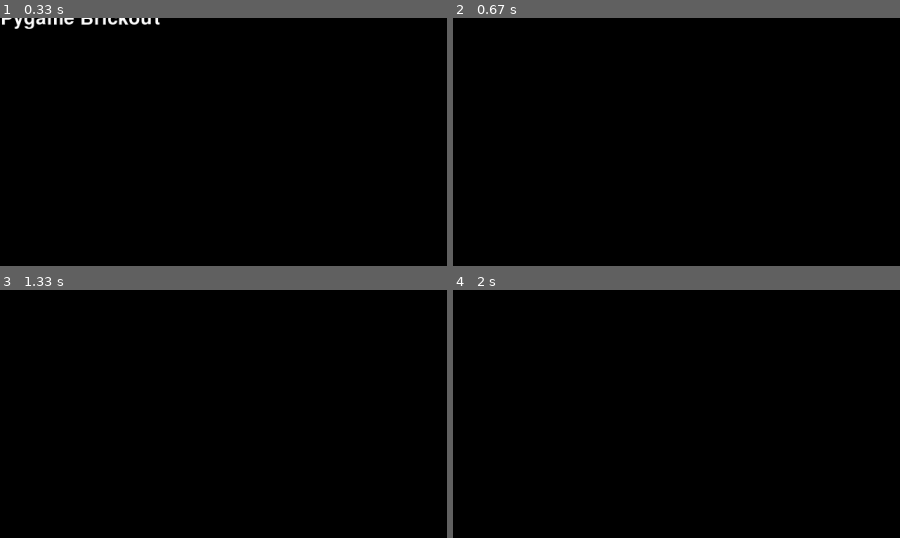
Above: before the commit, frames 1-4 (two rows, left to right).
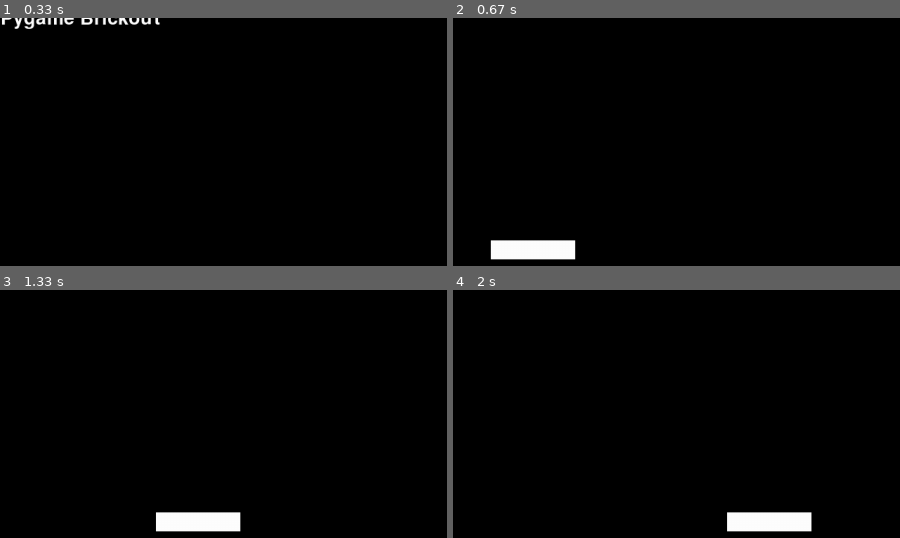
Above: after the commit, the same moments.

Repository: kenhansen01/Brickout-Pygame
Game: pygame game, started from __main__.py
Two runs of this game, one before a commit and one after it. Both use one fixed random seed, a clock stepped at 60 frames per second and the inputs below.
Inputs:
- Up to frame 1 (0.33 s): no input
- Up to frame 2 (0.67 s): tap Enter at 0.33 s
- Up to frame 3 (1.33 s): hold Esc 0.67-1.13 s; hold Right 0.67-1.13 s; tap Enter at 1.17 s
- Up to frame 4 (2 s): hold Right 1.5-1.97 s
The pictures show only the part of the screen within x 41-91%, y 50-100%; the shares and areas given below are measured in that part.

Frame 1 is identical in both runs. In frame 2, 1.5% of the frame differs, in the area x 8-28%, y 89-98%; in frame 3, 1.5%; in frame 4, 1.5%.

Commit message:
player code added

Diff:
--- a/brickout/constants.py
+++ b/brickout/constants.py
@@ -6,6 +6,10 @@
 HEIGHT = 720
 TITLE = "Brickout"
 
+# Player settings
+P_WIDTH = 120
+P_HEIGHT = 27
+
 # Block settings
 
 # Sound effects
--- a/elements/__init__.py
+++ b/elements/__init__.py
@@ -0,0 +1 @@
+from .player import Player
--- a/elements/base.py
+++ b/elements/base.py
@@ -0,0 +1,16 @@
+import pygame
+
+class BaseObject(pygame.sprite.Sprite):
+    def __init__(self):
+        super(BaseObject, self).__init__()
+        self.x = 0
+        self.y = 0
+        self.speed_x = 0
+        self.speed_y = 0
+        self.speed = 0
+
+    def update(self):
+        pass
+
+    def draw(self, window):
+        pass
--- a/elements/player.py
+++ b/elements/player.py
@@ -0,0 +1,60 @@
+import pygame
+from brickout.constants import *
+
+from .base import BaseObject
+
+class Player(BaseObject):
+    def __init__(self, groups, obstacles):
+        super(Player, self).__init__()
+        self.x = WIDTH / 2
+        self.y = HEIGHT - P_HEIGHT - 5
+        self.speed = 6
+        self.speed_x = 0
+
+        # Define the player image
+        self.rect = pygame.Rect((0, 0), (P_WIDTH, P_HEIGHT))
+        self.rect.center = (self.x, self.y)
+        self.color = pygame.Color("white")
+        self.image = pygame.Surface((self.rect.width, self.rect.height))
+        self.image.fill(self.color)
+
+        # old_rect used for movement
+        self.old_rect = self.rect.copy()
+
+        # Sprite groups
+        self.groups = groups
+        self.obstacles = obstacles
+
+        # Default lives and score
+        self.lives = 3
+        self.score = 0
+
+    def update(self):
+        # Previous frame
+        self.old_rect = self.rect.copy()
+
+        self.keystate = pygame.key.get_pressed()
+
+        # Handling player movement
+        if self.keystate[pygame.K_LEFT] and not self.keystate[pygame.K_RIGHT]:
+            self.speed_x = -self.speed
+
+        elif self.keystate[pygame.K_RIGHT] and not self.keystate[pygame.K_LEFT]:
+            self.speed_x = self.speed
+
+        else:
+            self.speed_x = 0
+
+        # Current frame (x position)
+        self.rect.x += self.speed_x
+
+        # Preventing player from leaving the screen
+        if self.rect.right >= WIDTH:
+            self.rect.right = WIDTH
+
+        elif self.rect.left <= 0:
+            self.rect.left = 0
+
+        # Setting max score
+        if self.score > 9999999:
+            self.score = 9999999
--- a/states/gameplay.py
+++ b/states/gameplay.py
@@ -2,6 +2,7 @@
 from brickout.constants import *
 
 # Import game elements
+from elements import Player
 
 # Import base state
 from .base import BaseState
@@ -28,20 +29,20 @@
         self.block_group = pygame.sprite.Group() # this will be replace by level_setup once that is built
 
         # Instantiate Player, Ball Classes
-        self.player = None
+        self.player = Player(self.all_sprites, self.collide_sprites)
         self.ball = None
 
         # Sprites setup - add player
-        # self.all_sprites.add(self.player, self.block_group)
+        self.all_sprites.add(self.player) # , self.block_group
         # self.collide_sprites.add(self.block_group)
 
         # Text setup
         self.ui_font = pygame.font.Font(None, 40)
-        self.score = 0 # replace with self.player.score
+        self.score = self.player.score
         self.score_text = self.ui_font.render(f"Score: {self.score}", True, pygame.Color("White"))
         self.score_rect = self.score_text.get_rect(center=(70, 25))
 
-        self.lives = 3 # replace with self.player.lives
+        self.lives = self.player.lives
         self.lives_text = self.ui_font.render(f"Lives: {self.lives}", True, pygame.Color("White"))
         self.lives_rect = self.lives_text.get_rect(center=(1210, 25))
 
@@ -66,17 +67,18 @@
             self.reset = persistent["reset"]
 
         # Reset player position
+        self.player.rect.center = (self.player.x, self.player.y)
 
         # Reset ball status/position
 
         if self.status == "lost" or self.reset:
             # Resetting player score
             self.score = 0
-            # set player score to 0
+            self.player.score = 0
 
             # Resetting player lives
             self.lives = 3
-            # set player lives to 3
+            self.player.lives = 3
 
             self.level = 1
 
@@ -87,7 +89,7 @@
             self.block_group.empty()
             # self.block_group set by level_setup once that is built
 
-            # self.all_sprites.add(self.player, self.block_group)
+            self.all_sprites.add(self.player) #, self.block_group
             # self.collide_sprites.add(self.block_group)
 
     def draw(self, window):
@@ -99,7 +101,7 @@
 
         # Drawing the game objects
 
-        # self.all_sprites.draw(self.main_surface)
+        self.all_sprites.draw(self.main_surface)
         # self.ball.draw(self.main_surface)
 
         # Drawing the ui text
@@ -115,25 +117,25 @@
             self.main_rect.topleft = (0, 0)
 
             # Updating the lives text
-            self.lives = self.lives # self.player.lives
+            self.lives = self.player.lives
             self.lives_text = self.ui_font.render(f"Lives: {self.lives}", True, pygame.Color("White"))
 
             # Updating the score text
-            self.score = self.score # self.player.score
+            self.score = self.player.score
             self.persist["score"] = self.score
             self.score_text = self.ui_font.render(f"Score: {self.score}", True, pygame.Color("White"))
 
             # Updating the game objects
 
-            # self.all_sprites.update()
+            self.all_sprites.update()
             # self.ball.update()
 
-            # if self.player.lives == 0:
-            #     self.status = "loser"
-            #     self.persist["status"] = self.status
-            #     self.level = 1
-            #     self.persist["level"] = self.level
-            #     self.done = True
+            if self.player.lives == 0:
+                 self.status = "loser"
+                 self.persist["status"] = self.status
+                 self.level = 1
+                 self.persist["level"] = self.level
+                 self.done = True
 
             # if not self.block_group:
             #     self.status = "winner"
